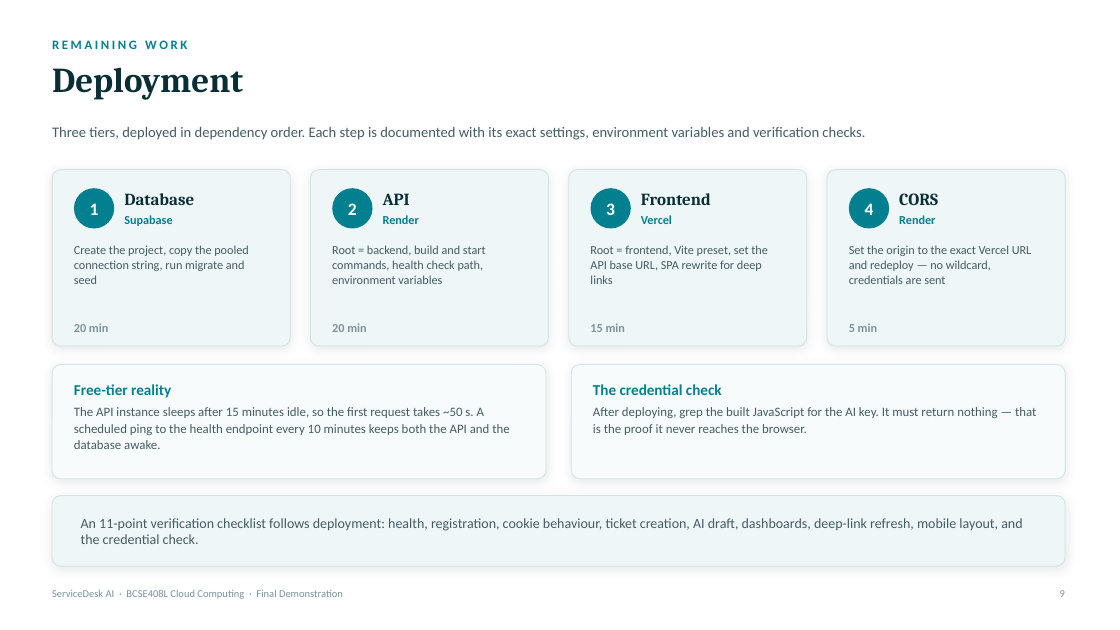
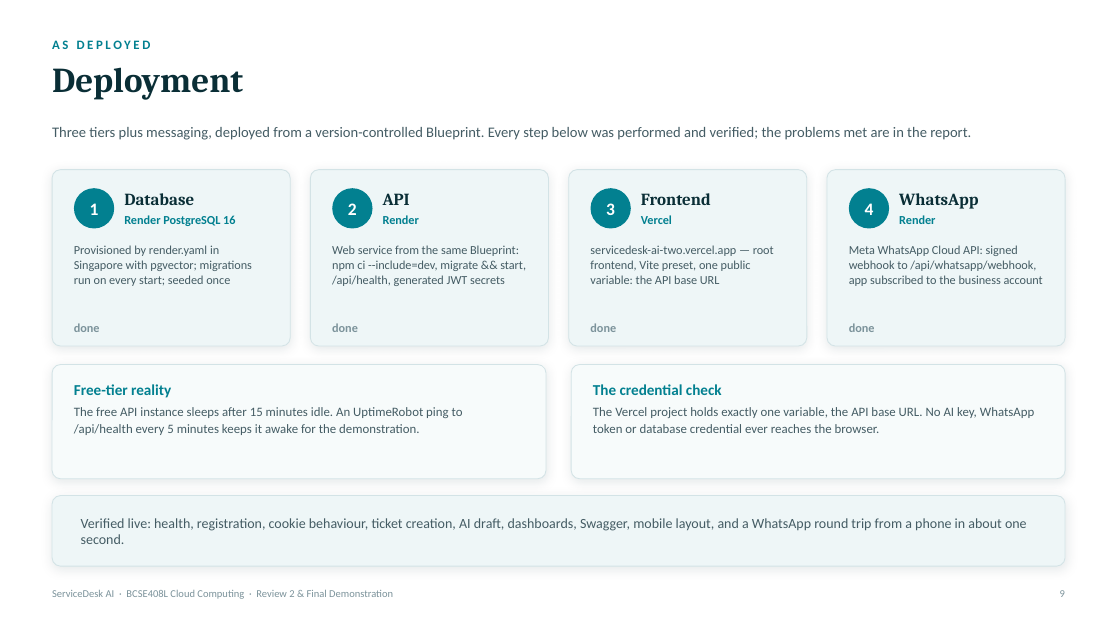
Before and after one commit to ItzGOLLY/servicedesk-ai, a slide deck: slide 10 of docs/ServiceDesk_AI_Final_Demo.pptx. Drawn at 1120x630 pixels with LibreOffice and Linux fonts; fonts in the diff are those of the drawing. Boxes give left, top, right and bottom in pixels: in the first picture for what was removed or moved away, otherwise in the second. Text is boxed around its words. In the diff, an @@ line names an element or a change of style, - is before the commit and + after.

```diff
--- a/docs/ServiceDesk_AI_Final_Demo.pptx
+++ b/docs/ServiceDesk_AI_Final_Demo.pptx
@@ text at [52,40,151,49]: text changed @@
-REMAINING WORK
+AS DEPLOYED
@@ text at [52,127,971,140]: text changed @@
-Three tiers, deployed in dependency order. Each step is documented with its exact settings, environment variables and verification checks.
+Three tiers plus messaging, deployed from a version-controlled Blueprint. Every step below was performed and verified; the problems met are in the report.
@@ text at [899,193,978,209]: text changed @@
-CORS
+WhatsApp
@@ text at [124,215,235,226]: text changed @@
-Supabase
+Render PostgreSQL 16
@@ text at [74,245,252,286]: text changed @@
-Create the project, copy the pooled connection string, run migrate and seed
+Provisioned by render.yaml in Singapore with pgvector; migrations run on every start; seeded once
@@ text at [332,245,526,286]: text changed @@
-Root = backend, build and start commands, health check path, environment variables
+Web service from the same Blueprint: npm ci --include=dev, migrate && start, /api/health, generated JWT secrets
@@ text at [590,245,774,284]: text changed @@
-Root = frontend, Vite preset, set the API base URL, SPA rewrite for deep links
+servicedesk-ai-two.vercel.app — root frontend, Vite preset, one public variable: the API base URL
@@ text at [849,245,1043,286]: text changed @@
-Set the origin to the exact Vercel URL and redeploy — no wildcard, credentials are sent
+Meta WhatsApp Cloud API: signed webhook to /api/whatsapp/webhook, app subscribed to the business account
@@ text at [74,323,100,332]: text changed @@
-20 min
+done
@@ text at [332,323,358,332]: text changed @@
-20 min
+done
@@ text at [590,323,616,332]: text changed @@
-15 min
+done
@@ text at [849,323,875,332]: text changed @@
-5 min
+done
@@ text at [74,407,463,435]: text changed @@
-The API instance sleeps after 15 minutes idle, so the first request takes ~50 s. A scheduled ping to the health endpoint every 10 minutes keeps both the API and the database awake.
+The free API instance sleeps after 15 minutes idle. An UptimeRobot ping to /api/health every 5 minutes keeps it awake for the demonstration.
@@ text at [593,407,1035,433]: text changed @@
-After deploying, grep the built JavaScript for the AI key. It must return nothing — that is the proof it never reaches the browser.
+The Vercel project holds exactly one variable, the API base URL. No AI key, WhatsApp token or database credential ever reaches the browser.
@@ text at [81,518,1027,544]: text changed @@
-An 11-point verification checklist follows deployment: health, registration, cookie behaviour, ticket creation, AI draft, dashboards, deep-link refresh, mobile layout, and the credential check.
+Verified live: health, registration, cookie behaviour, ticket creation, AI draft, dashboards, Swagger, mobile layout, and a WhatsApp round trip from a phone in about one second.
@@ text at [52,590,393,599]: text changed @@
-ServiceDesk AI · BCSE408L Cloud Computing · Final Demonstration
+ServiceDesk AI · BCSE408L Cloud Computing · Review 2 & Final Demonstration
```
Also in this commit, not shown: 11 other slides changed, 4 other files.
